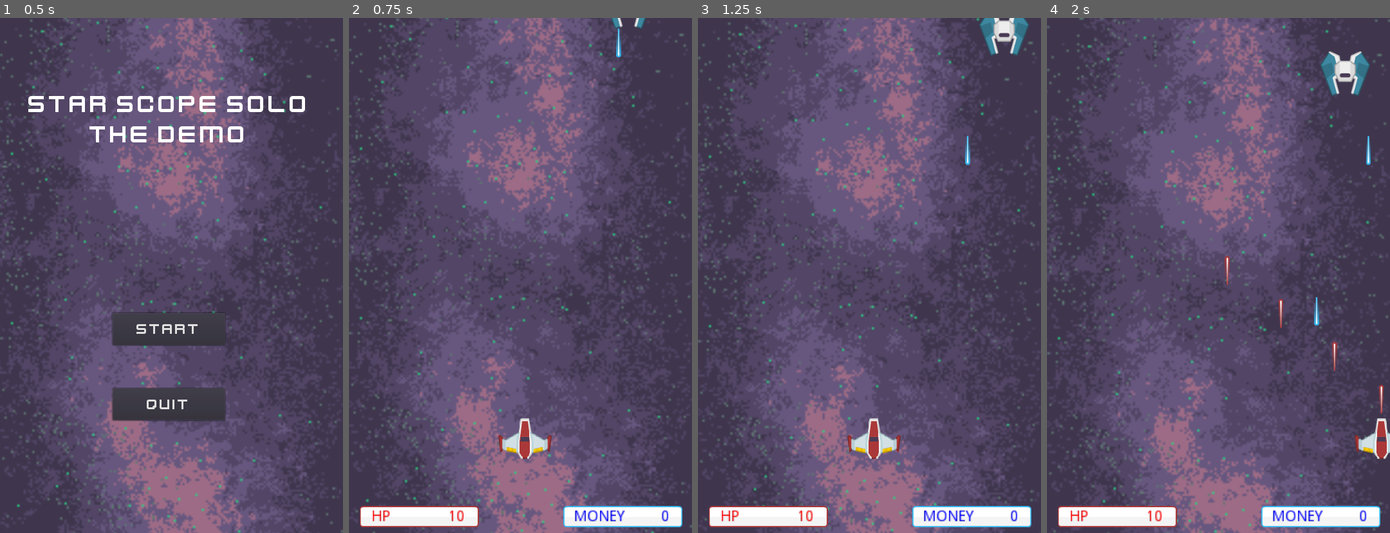
Above: before the commit, frames 1-4 (left to right).
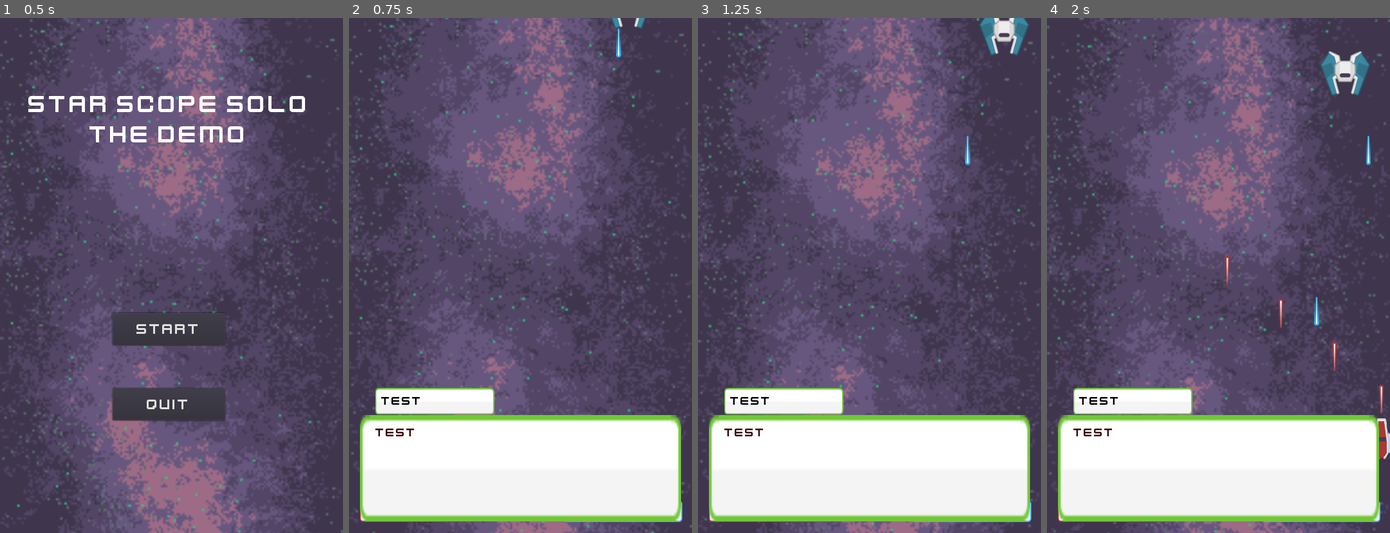
Above: after the commit, the same moments.

Repository: yang-official/super-secret-star-project
Game: Godot game, scene res://levels/demo_menu.tscn
Same seed, same stepped clock (60 frames per second), same inputs: the game is played once before the commit and once after it.
Inputs (mouse positions are in pixels of both pictures, inside the frame that each line leads up to):
- Up to frame 1 (0.5 s): no input
- Up to frame 2 (0.75 s): click "START" at 0.5 s
- Up to frame 3 (1.25 s): no input
- Up to frame 4 (2 s): tap Enter at 1.25 s; move the mouse to (1293, 249) at 1.27 s; hold Right (ui_right) from 1.28 s (still down); hold Space from 1.28 s (still down)

Frame 1 is identical in both runs. In frame 2, 21% of the frame differs, in the area x 3-98%, y 71-99%; in frame 3, 21%; in frame 4, 21%.
Error after the commit: Parse Error: Expected '(' after assert (res://entities/dialogue/dialogue.gd:18)

Commit message:
fixed pause and cutscenes

Diff:
--- a/assets/text/demo_dialogue.json
+++ b/assets/text/demo_dialogue.json
@@ -1,14 +1,26 @@
 {
   "0" : {
     "name": "Karen", "expression": "neutral", "text":
-    "AI Initializing... Initialization complete. IRIS class AI, code name KAREN, ready for duty. Press SPACE to continue."
+    "AI Initializing... Press SPACE to continue or ESC to skip."
   },
   "1": {
-    "name": "Karen2", "expression": "neutral", "text":
+    "name": "Karen", "expression": "neutral", "text":
+    "Initialization complete. IRIS class AI, designation KAREN, ready for duty. Good morning, Captain."
+  },
+  "2": {
+    "name": "Captain", "expression": "neutral", "text":
+    "Good morning, Karen. What do we have today?"
+  },
+  "3": {
+    "name": "Karen", "expression": "neutral", "text":
     "Good morning, Captain. Today, we are running a practice run against demo ships."
   },
-  "2": {
-    "name": "Karen3", "expression": "neutral", "text":
-    "Use the directional arrow keys to move. Press SPACE to fire."
+  "4": {
+    "name": "Karen", "expression": "neutral", "text":
+    "Use the directional arrow keys to move. Press SPACE to fire. Press ESC to pause."
+  },
+  "5": {
+    "name": "Karen", "expression": "neutral", "text":
+    "Since this a demo, the demo ships endlessly spawn until you press ESC."
   },
 }
--- a/entities/dialogue/Control.gd
+++ /dev/null
@@ -1,13 +0,0 @@
-extends Control
-
-# Declare member variables here. Examples:
-# var a = 2
-# var b = "text"
-
-# Called when the node enters the scene tree for the first time.
-func _ready():
-	pass # Replace with function body.
-
-# Called every frame. 'delta' is the elapsed time since the previous frame.
-#func _process(delta):
-#	pass
--- a/entities/dialogue/dialogue.gd
+++ b/entities/dialogue/dialogue.gd
@@ -4,6 +4,8 @@
 var dialogue_file_path = "res://assets/text/demo_dialogue.json"
 
 func _ready():
+	get_tree().paused = true
+	$dialogue_music.play()
 	var dialogue = load_dialogue(dialogue_file_path)
 	$Text.set_bbcode(dialogue[page]["text"])
 	$Name.set_text(dialogue[page]["name"])
@@ -29,10 +31,14 @@
 				$Text.set_bbcode(dialogue[page]["text"])
 				$Name.set_text(dialogue[page]["name"])
 				$Text.set_visible_characters(0)
+			elif int(page) >= dialogue.size() - 1:
+				get_tree().paused = false
+				get_parent().queue_free()
 		else:
 			$Text.set_visible_characters($Text.get_total_character_count())
-		if int(page) >= dialogue.size():
-			get_parent().queue_free()
+	if event is InputEventKey and event.get_scancode() == KEY_ESCAPE && event.is_pressed():
+		get_tree().paused = false
+		get_parent().queue_free()
 
 func _on_Timer_timeout():
 	$Text.set_visible_characters($Text.get_visible_characters()+1)
--- a/entities/dialogue/dialogue_box.tscn
+++ b/entities/dialogue/dialogue_box.tscn
@@ -1,8 +1,9 @@
-[gd_scene load_steps=6 format=2]
+[gd_scene load_steps=7 format=2]
 
 [ext_resource path="res://assets/sprites/hud/buttonGreen.png" type="Texture" id=1]
 [ext_resource path="res://entities/dialogue/dialogue.gd" type="Script" id=2]
 [ext_resource path="res://assets/fonts/kenvector_future.ttf" type="DynamicFontData" id=3]
+[ext_resource path="res://assets/sounds/rolemusi_-_03_-_The_White.ogg" type="AudioStream" id=4]
 
 [sub_resource type="DynamicFont" id=2]
 size = 24
@@ -19,8 +20,8 @@
 }
 
 [node name="dialogueBG" type="Sprite" parent="."]
-position = Vector2( 0, -21 )
-scale = Vector2( 2.5, 5.07692 )
+position = Vector2( -1.71661e-005, -21 )
+scale = Vector2( 2.7027, 5.07692 )
 texture = ExtResource( 1 )
 
 [node name="nameBG" type="Sprite" parent="."]
@@ -28,11 +29,8 @@
 scale = Vector2( 1, 1.26923 )
 texture = ExtResource( 1 )
 
-[node name="Timer" type="Timer" parent="."]
-wait_time = 0.05
-autostart = true
-
 [node name="dialogue" type="Control" parent="."]
+pause_mode = 2
 margin_right = 40.0
 margin_bottom = 40.0
 script = ExtResource( 2 )
@@ -53,11 +51,18 @@
 margin_bottom = -130.0
 
 [node name="Text" type="RichTextLabel" parent="dialogue"]
-margin_left = -250.0
+margin_left = -271.0
 margin_top = -100.0
-margin_right = 250.0
+margin_right = 280.0
 margin_bottom = 60.0
 custom_fonts/normal_font = SubResource( 1 )
 custom_colors/default_color = Color( 0.223529, 0, 0, 1 )
 text = "Test"
-[connection signal="timeout" from="Timer" to="dialogue" method="_on_Timer_timeout"]
+
+[node name="Timer" type="Timer" parent="dialogue"]
+wait_time = 0.05
+autostart = true
+
+[node name="dialogue_music" type="AudioStreamPlayer2D" parent="dialogue"]
+stream = ExtResource( 4 )
+[connection signal="timeout" from="dialogue/Timer" to="dialogue" method="_on_Timer_timeout"]
--- a/levels/demo_level.tscn
+++ b/levels/demo_level.tscn
@@ -11,20 +11,21 @@
 [ext_resource path="res://assets/sprites/hud/buttonBlue.png" type="Texture" id=9]
 [ext_resource path="res://levels/score.gd" type="Script" id=10]
 [ext_resource path="res://assets/sounds/rolemu_-_04_-_The_Black_Kitty.ogg" type="AudioStream" id=11]
-[ext_resource path="res://levels/Pause.gd" type="Script" id=12]
-[ext_resource path="res://assets/fonts/kenvector_future.ttf" type="DynamicFontData" id=13]
+[ext_resource path="res://entities/dialogue/dialogue_box.tscn" type="PackedScene" id=12]
+[ext_resource path="res://levels/Pause.gd" type="Script" id=13]
+[ext_resource path="res://assets/fonts/kenvector_future.ttf" type="DynamicFontData" id=14]
 
 [sub_resource type="DynamicFont" id=1]
 size = 40
-font_data = ExtResource( 13 )
+font_data = ExtResource( 14 )
 
 [sub_resource type="DynamicFont" id=2]
 size = 30
-font_data = ExtResource( 13 )
+font_data = ExtResource( 14 )
 
 [sub_resource type="DynamicFont" id=3]
 size = 30
-font_data = ExtResource( 13 )
+font_data = ExtResource( 14 )
 
 [node name="demo_level" type="Node2D"]
 script = ExtResource( 1 )
@@ -45,12 +46,13 @@
 [node name="spawn_drops" parent="." instance=ExtResource( 6 )]
 
 [node name="HUD" type="CanvasLayer" parent="."]
+editor/display_folded = true
 
 [node name="tex_health" type="TextureRect" parent="HUD"]
 margin_left = 20.0
-margin_top = 910.0
+margin_top = 900.0
 margin_right = 242.0
-margin_bottom = 950.0
+margin_bottom = 940.0
 texture = ExtResource( 7 )
 __meta__ = {
 "_edit_group_": true
@@ -78,9 +80,9 @@
 
 [node name="tex_score" type="TextureRect" parent="HUD"]
 margin_left = 400.0
-margin_top = 910.0
+margin_top = 900.0
 margin_right = 622.0
-margin_bottom = 950.0
+margin_bottom = 940.0
 texture = ExtResource( 9 )
 __meta__ = {
 "_edit_group_": true
@@ -112,12 +114,14 @@
 
 [node name="Menus" type="CanvasLayer" parent="."]
 
+[node name="dialogue_box" parent="Menus" instance=ExtResource( 12 )]
+
 [node name="Pause" type="Control" parent="Menus"]
 pause_mode = 2
 visible = false
 margin_right = 640.0
 margin_bottom = 960.0
-script = ExtResource( 12 )
+script = ExtResource( 13 )
 
 [node name="BlackOverlay" type="ColorRect" parent="Menus/Pause"]
 anchor_right = 1.0
--- a/levels/spawn_enemies.gd
+++ b/levels/spawn_enemies.gd
@@ -19,6 +19,7 @@
 		pos.x = rand_range(0+50, get_viewport().get_visible_rect().size.x - 50)
 		pos.y = 0 - 40
 		enemy.set_position(pos)
-		get_node("container").add_child(enemy)
+		if not get_tree().paused:
+			get_node("container").add_child(enemy)
 		yield(get_tree().create_timer(rand_range(1.5, 2.25)), "timeout")
 	pass
--- a/todo.gd
+++ b/todo.gd
@@ -19,9 +19,6 @@
 # Upgrade system
 # GUNS
 # Custom non-random spawns
-# Main Menu
+# DONE: Main Menu
 # Level Select Hub
-# Sounds
-
-# Lower priorities:
-# Damage animations
+# DONEish: Sounds
Not shown: 1 places in levels/demo_level.tscn that only renumber resources
